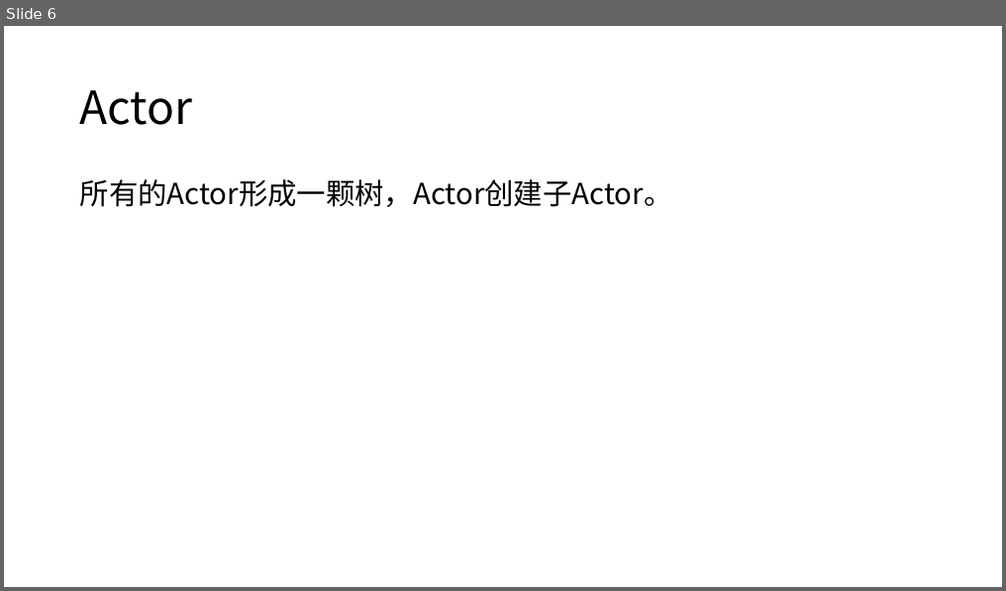
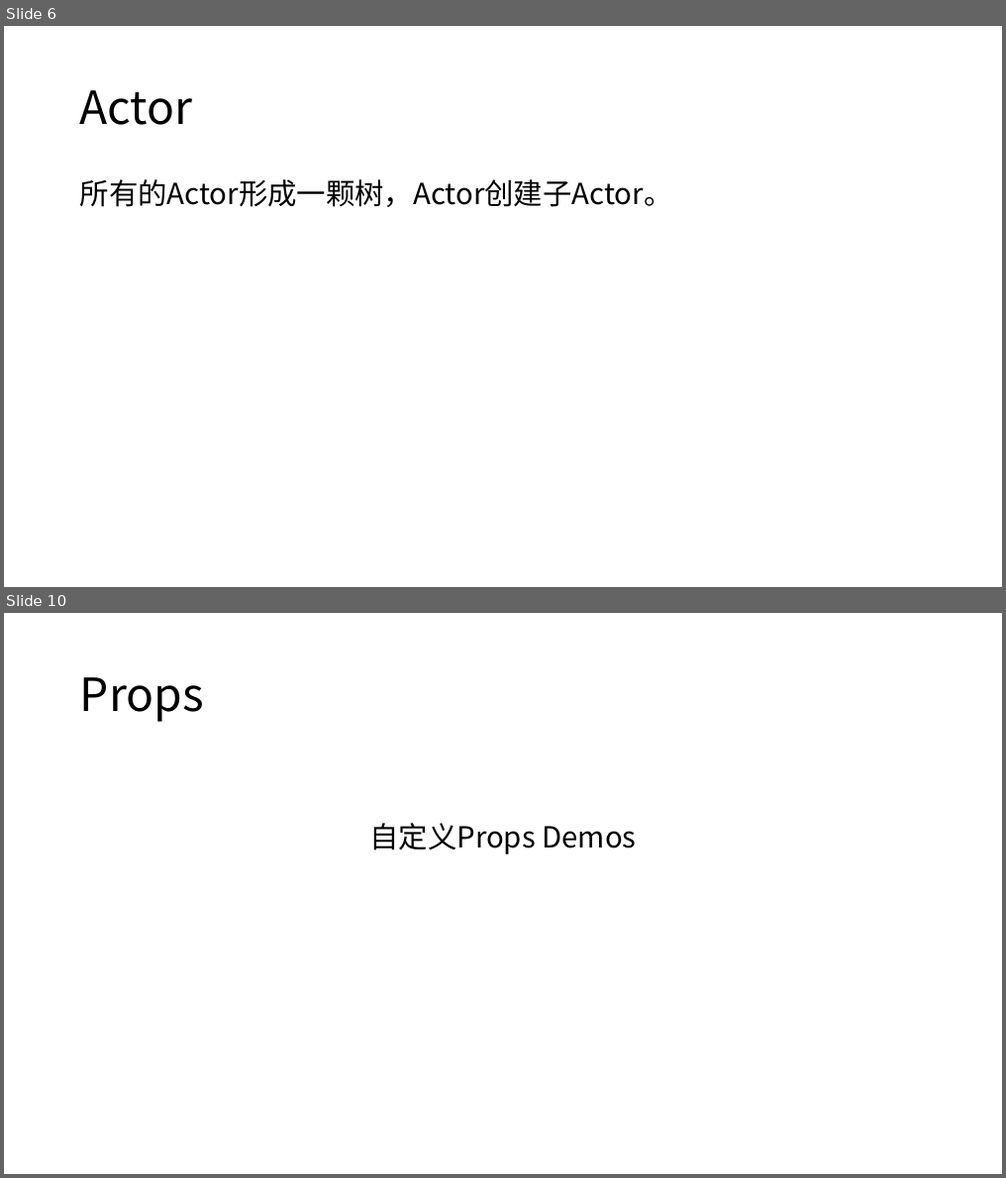
Before and after one commit to axzxs2001/ProtoActorSample, a slide deck: ProtoActorSample/Proto.Actor.pptx. Shown one above the other, each under a label of ours: slide 6 before the commit, slides 6 and 10 after it; the slides between them are not shown. The pictures are 1006x591 and 1006x1178 pixels, drawn with LibreOffice and Linux fonts; fonts in the diff are those of the drawing. Boxes give left, top, right and bottom in pixels: in the first picture for what was removed or moved away, otherwise in the second. Text is boxed around its words. In the diff, an @@ line names an element or a change of style, - is before the commit and + after.

```diff
--- a/ProtoActorSample/Proto.Actor.pptx
+++ b/ProtoActorSample/Proto.Actor.pptx
@@ slide 10 added at box(4, 613, 1002, 1174), background #FFFFFF @@
@@ title added at box(80, 677, 204, 722), 44 pt, text #000000 @@
+Props
@@ text added at box(369, 823, 636, 855), 28 pt, text #000000 @@
+自定义Props Demos
```
Also in this commit, not shown: 3 other slides added, 3 other files.
